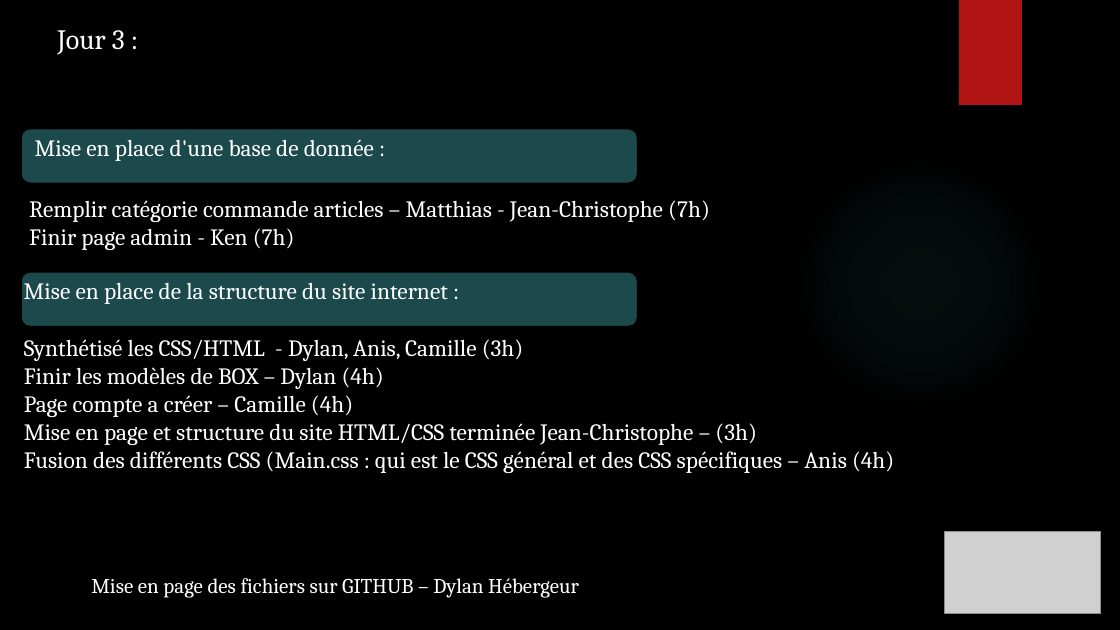
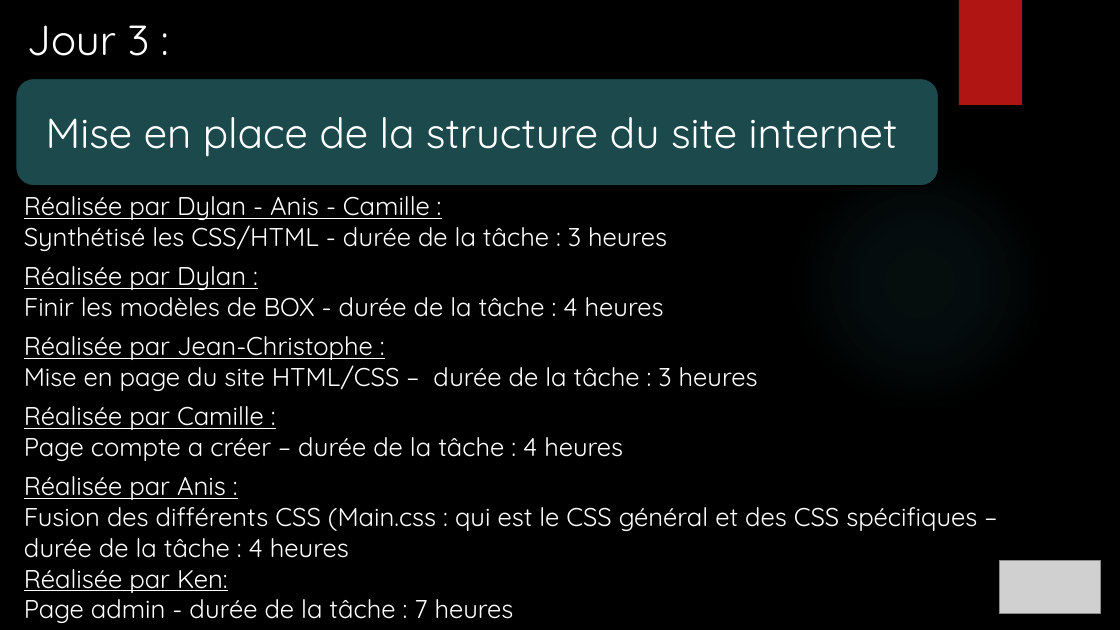
Before and after one commit to ChampemeDylan/UPOP, a slide deck: slide 17 of Présentation UPOP.pptx (slide 14 before the commit). Drawn at 1120x630 pixels with LibreOffice and Linux fonts; fonts in the diff are those of the drawing; grey boxes stand for pictures; background and template pictures are left out. Boxes give left, top, right and bottom in pixels: in the first picture for what was removed or moved away, otherwise in the second. Text is boxed around its words. In the diff, an @@ line names an element or a change of style, - is before the commit and + after.

Commit message:
Camille - Diaporama
DIAPO OK - Manque TEST UNITAIRE JC ET MATHIAS

```diff
--- a/Présentation UPOP.pptx
+++ b/Présentation UPOP.pptx
@@ text "Jour 3 :" at (27, 25, 150, 56): size 24 to 36 pt, font Cambria to Quicksand @@
@@ rounded rectangle "Mise en place de la ...": place and size @@
-rounded rectangle "Mise en place de la ..." at (24, 283, 448, 304)
+rounded rectangle "Mise en place de la ..." at (15, 78, 939, 186)
@@ rounded rectangle "Mise en place de la ..." at (15, 78, 939, 186): vertical alignment top to middle; fill none to #1B494C; outline none to #000000 1.5 pt @@
@@ text in rounded rectangle at (46, 117, 898, 157): text changed; size 20 to 36 pt; font Cambria to Quicksand @@
-Mise en place de la structure du site internet :
+Mise en place de la structure du site internet
@@ rounded rectangle removed at (21, 129, 638, 183) @@
@@ text removed at (35, 139, 374, 161) @@
-Mise en place d'une base de donnée :
@@ text at (24, 196, 977, 623): text changed; size 20 to 22 pt; font Cambria to Quicksand @@
-Synthétisé les CSS/HTML - Dylan, Anis, Camille (3h)
-Finir les modèles de BOX – Dylan (4h)
-Page compte a créer – Camille (4h)
-Mise en page et structure du site HTML/CSS terminée Jean-Christophe – (3h)
-Fusion des différents CSS (Main.css : qui est le CSS général et des CSS spécifiques – Anis (4h)
+Réalisée par Dylan - Anis - Camille :
+Synthétisé les CSS/HTML - durée de la tâche : 3 heures
+Réalisée par Dylan :
+Finir les modèles de BOX - durée de la tâche : 4 heures
+Réalisée par Jean-Christophe :
+Mise en page du site HTML/CSS – durée de la tâche : 3 heures
+Réalisée par Camille :
+Page compte a créer – durée de la tâche : 4 heures
+Réalisée par Anis :
+Fusion des différents CSS (Main.css : qui est le CSS général et des CSS spécifiques – durée de la tâche : 4 heures
+Réalisée par Ken:
+Page admin - durée de la tâche : 7 heures
@@ text removed at (29, 200, 710, 250) @@
-Remplir catégorie commande articles – Matthias - Jean-Christophe (7h)
-Finir page admin - Ken (7h)
@@ rounded rectangle removed at (21, 272, 638, 327) @@
@@ ellipse removed at (35, 562, 82, 605) @@
@@ picture: place and size @@
-picture at (945, 532, 1102, 614)
+picture at (1000, 560, 1101, 613)
@@ text removed at (91, 578, 579, 598) @@
-Mise en page des fichiers sur GITHUB – Dylan Hébergeur
```
Also in this commit, not shown: 13 other slides changed, 14 slides added, 5 slides removed, 1 other file.
